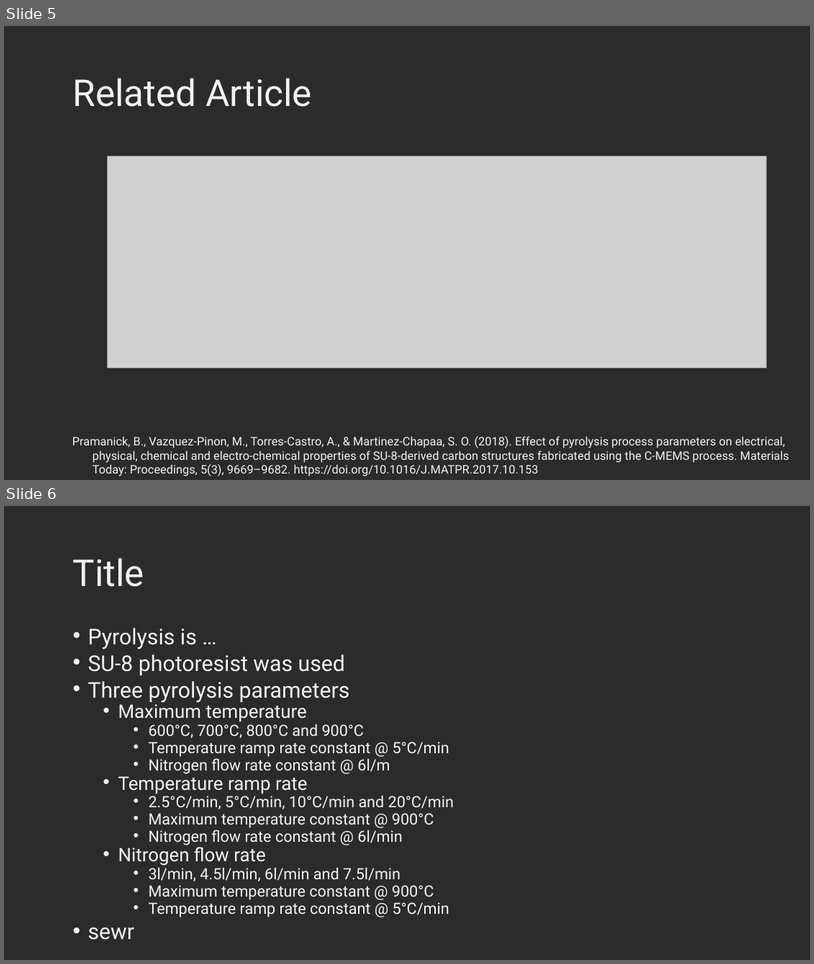
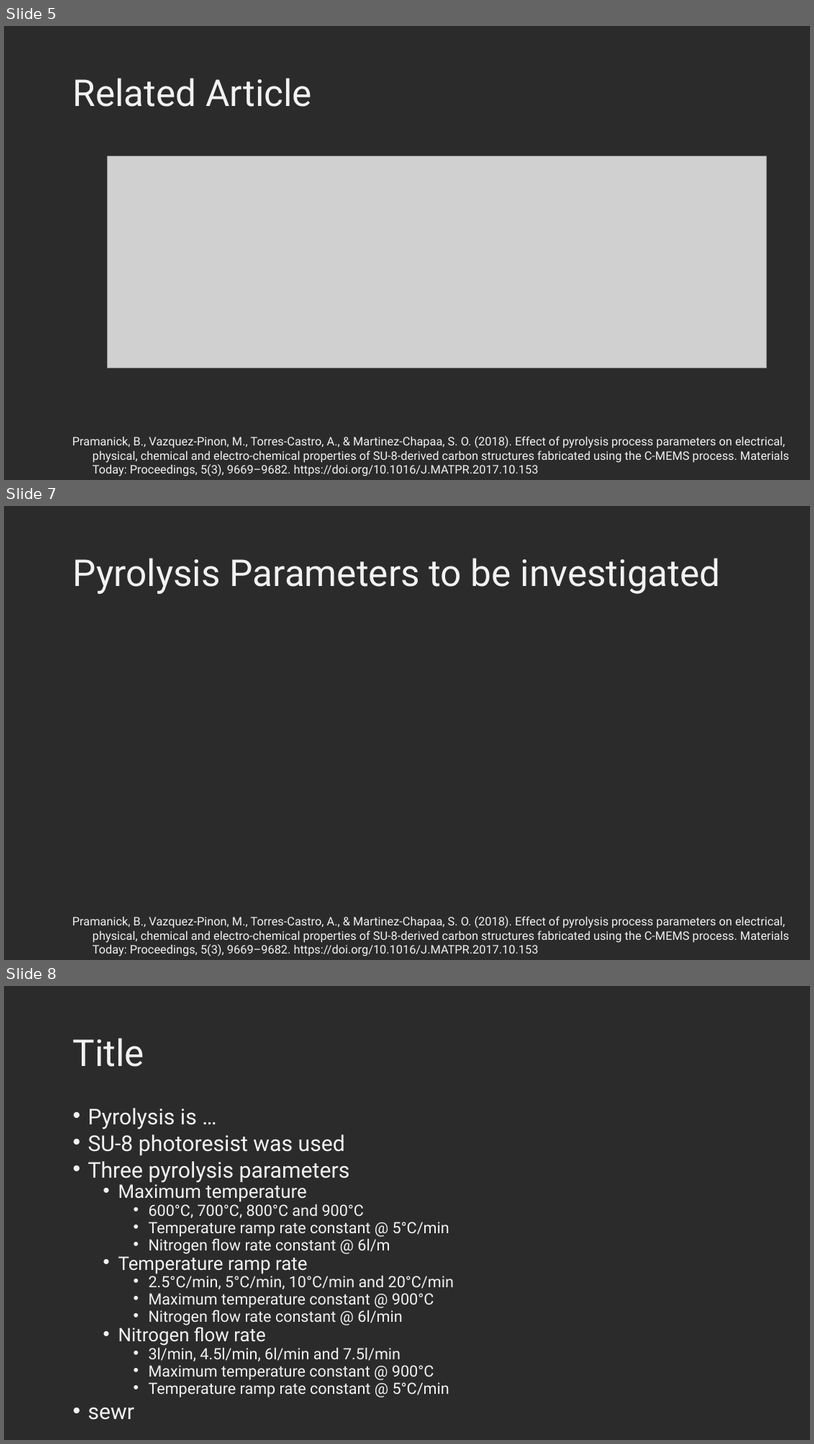
Before and after one commit to KiraSensei13/MNT_ITESM_Thesis, a slide deck: Shared_A01212611/Slides/GroupMeeting001_pyrolysisProcessParameters.pptx. Shown one above the other, each under a label of ours: slides 5 and 6 before the commit, slides 5, 7 and 8 after it; the slides between them are not shown. The pictures are 814x964 and 814x1444 pixels, drawn with LibreOffice and Linux fonts; fonts in the diff are those of the drawing; grey boxes stand for pictures; background and template pictures are left out; a plain dark background stands for a picture behind light text. Boxes give left, top, right and bottom in pixels: in the first picture for what was removed or moved away, otherwise in the second. Text is boxed around its words. In the diff, an @@ line names an element or a change of style, - is before the commit and + after.

```diff
--- a/Shared_A01212611/Slides/GroupMeeting001_pyrolysisProcessParameters.pptx
+++ b/Shared_A01212611/Slides/GroupMeeting001_pyrolysisProcessParameters.pptx
@@ slide 7 added at bbox=[4, 506, 810, 960], background picture (left out) @@
@@ title added at bbox=[73, 558, 721, 594], 44 pt, text #F2F2F2 @@
+Pyrolysis Parameters to be investigated
@@ text added at bbox=[72, 916, 790, 956], 14 pt, text #F2F2F2 @@
+Pramanick, B., Vazquez-Pinon, M., Torres-Castro, A., & Martinez-Chapaa, S. O. (2018). Effect of pyrolysis process parameters on electrical, physical, chemical and electro-chemical properties of SU-8-derived carbon structures fabricated using the C-MEMS process. Materials Today: Proceedings, 5(3), 9669–9682. https://doi.org/10.1016/J.MATPR.2017.10.153
@@ what was slide 6 is now slide 8 @@
```
Also in this commit, not shown: 2 slides changed, 5 other slides added, 2 other files.
